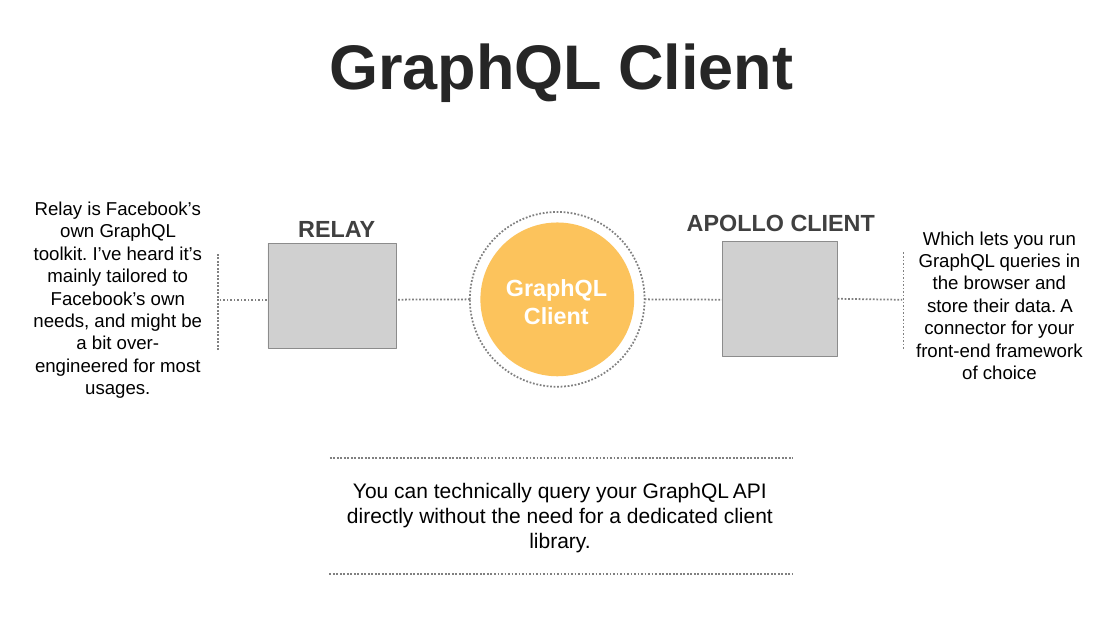
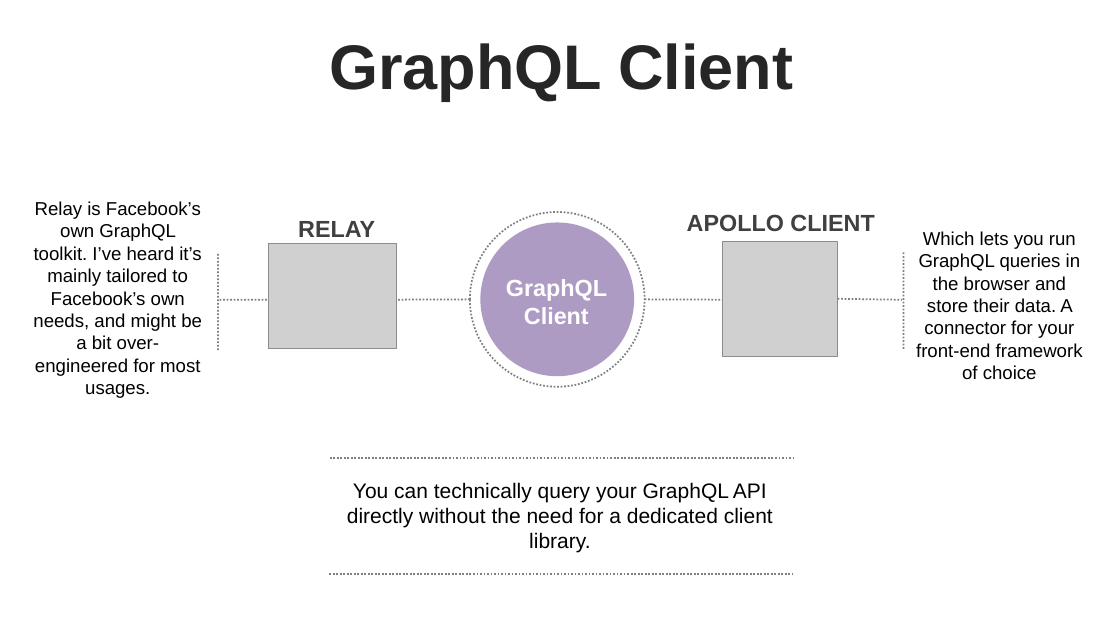
Before and after one commit to thanhlongvl/sportdemo, a slide deck: slide 28 of thuyettrinhgfinal_1.pptx. Drawn at 1120x630 pixels with LibreOffice and Linux fonts; fonts in the diff are those of the drawing; grey boxes stand for pictures. Boxes give left, top, right and bottom in pixels: in the first picture for what was removed or moved away, otherwise in the second. Text is boxed around its words. In the diff, an @@ line names an element or a change of style, - is before the commit and + after.

```diff
--- a/thuyettrinhgfinal_1.pptx
+++ b/thuyettrinhgfinal_1.pptx
@@ ellipse at box(470, 212, 644, 386): outline #808080 1.5 pt dashed to #808080 1.5 pt @@
@@ ellipse at box(481, 223, 634, 376): fill #FBA200 at 64% opacity to #8064A2 at 64% opacity @@
```
Also in this commit, not shown: 24 other slides changed, 1 slide added.
